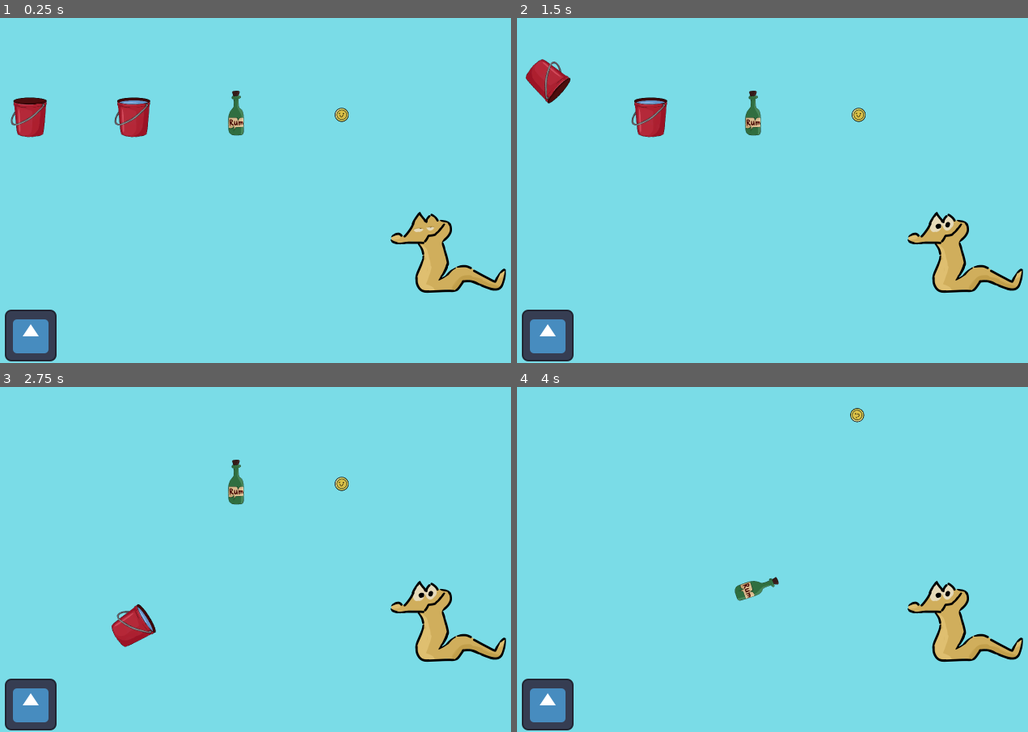
Above: before the commit, frames 1-4 (two rows, left to right).
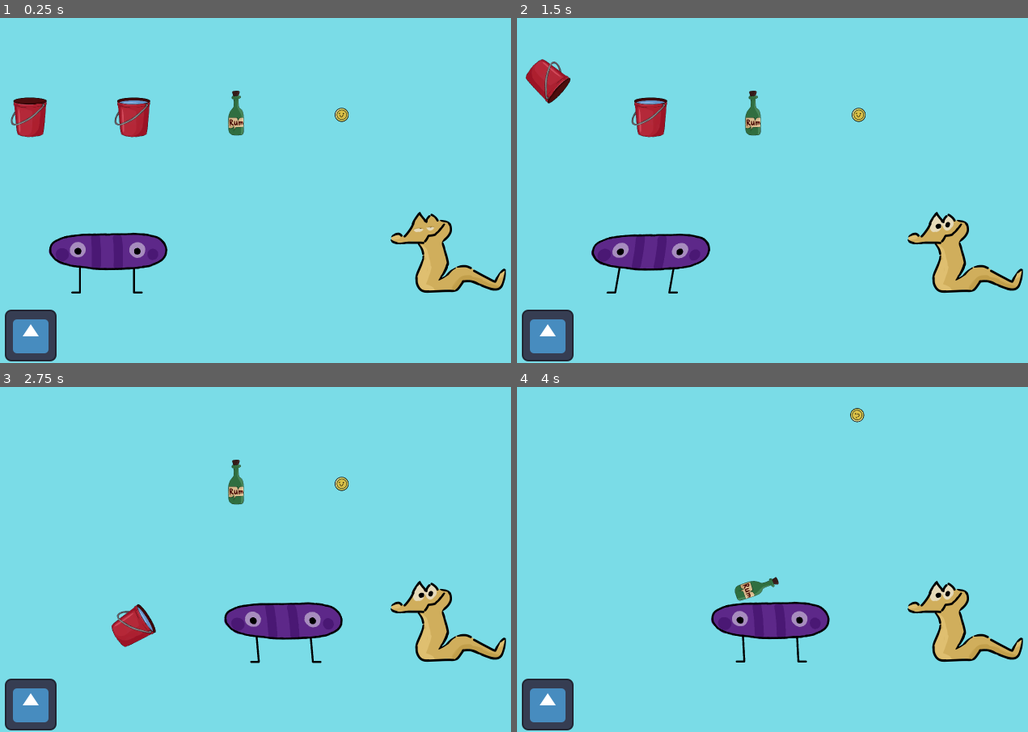
Above: after the commit, the same moments.

Repository: DiVaSkibo/Notebook-command
Game: Godot game, scene res://Scene/+.tscn
Two runs of this game, one before a commit and one after it. Both use one fixed random seed, a clock stepped at 60 frames per second and the inputs below. The engine's default icon, where the game draws it, is replaced by a stand-in: a white triangle on a blue panel in a dark square.
Inputs (mouse positions are in pixels of both pictures, inside the frame that each line leads up to):
- Up to frame 1 (0.25 s): no input
- Up to frame 2 (1.5 s): click (547, 335) at 0.5 s; tap Enter at 1.25 s; move the mouse to (547, 114) at 1.27 s; press the mouse at (547, 114) at 1.28 s; hold Right (moveRight) from 1.28 s (still down)
- Up to frame 3 (2.75 s): keep holding Right (moveRight); move the mouse to (132, 483) at 2.02 s; release the mouse at (132, 483) at 2.03 s; click (132, 483) at 2.1 s
- Up to frame 4 (4 s): move the mouse to (757, 483) at 2.77 s; release Right (moveRight) at 2.78 s; press the mouse at (757, 483) at 2.78 s; hold Left (moveLeft) 2.78-3.53 s; move the mouse to (859, 483) at 3.52 s; release the mouse at (859, 483) at 3.53 s; hold Right (moveRight) from 3.53 s (still down); click (859, 483) at 3.6 s

The runs differ from the first frame. In frame 1, 2.2% of the frame differs, in the area x 9-33%, y 62-80%; in frame 2, 2.2%; in frame 3, 2.3%, in the area x 43-68%, y 62-81%; in frame 4, 2.3%.

Commit message:
Creat exit area scene + Fix
+ exit area scene and script
* Fiuf and Navigator scripts
* + scene

Diff:
--- a/Scene/+.tscn
+++ b/Scene/+.tscn
@@ -1,17 +1,41 @@
-[gd_scene load_steps=7 format=3 uid="uid://sb1b2dsfmvyi"]
+[gd_scene load_steps=10 format=3 uid="uid://sb1b2dsfmvyi"]
 
 [ext_resource type="Script" uid="uid://dnehxnbbxfoxm" path="res://script/+.gd" id="1_a5tbx"]
 [ext_resource type="PackedScene" uid="uid://c28ajc76tvb0r" path="res://Scene/__Item.tscn" id="1_asc53"]
 [ext_resource type="PackedScene" uid="uid://dui626cl3n5lj" path="res://Scene/__Interactor.tscn" id="2_itlmv"]
+[ext_resource type="PackedScene" uid="uid://dro16dcd630iy" path="res://Scene/___exit_area.tscn" id="2_je1xi"]
 [ext_resource type="Resource" uid="uid://dqmyocw3qmakb" path="res://Resource/itemBucket.tres" id="3_b0uks"]
 [ext_resource type="Resource" uid="uid://ccqbqvdoyja6j" path="res://Resource/itemRum.tres" id="4_itlmv"]
 [ext_resource type="Resource" uid="uid://d3d426if74gdh" path="res://Resource/itemCoin.tres" id="5_f37ww"]
+[ext_resource type="PackedScene" uid="uid://bxp8xggfdkxe8" path="res://Scene/__Fiuf.tscn" id="7_f37ww"]
+
+[sub_resource type="WorldBoundaryShape2D" id="WorldBoundaryShape2D_je1xi"]
 
 [node name="+" type="Node"]
 script = ExtResource("1_a5tbx")
 
+[node name="floor" type="StaticBody2D" parent="."]
+position = Vector2(780, 704)
+collision_layer = 2
+collision_mask = 2
+
+[node name="CollisionShape2D" type="CollisionShape2D" parent="floor"]
+shape = SubResource("WorldBoundaryShape2D_je1xi")
+debug_color = Color(0, 0, 0, 1)
+
+[node name="exitArea" parent="." instance=ExtResource("2_je1xi")]
+position = Vector2(-128, 0)
+rotation = 1.57079
+
+[node name="exitArea2" parent="." instance=ExtResource("2_je1xi")]
+position = Vector2(1728, 0)
+rotation = 4.71238
+
 [node name="Interactor" parent="." instance=ExtResource("2_itlmv")]
 position = Vector2(1216, 640)
+
+[node name="Fiuf" parent="." instance=ExtResource("7_f37ww")]
+position = Vector2(384, 640)
 
 [node name="Item" parent="." instance=ExtResource("1_asc53")]
 position = Vector2(192, 288)
--- /dev/null
+++ b/Scene/___exit_area.tscn
@@ -0,0 +1,16 @@
+[gd_scene load_steps=3 format=3 uid="uid://dro16dcd630iy"]
+
+[ext_resource type="Script" uid="uid://c0cw8m8tfvcmy" path="res://script/___exit_area.gd" id="1_e25l5"]
+
+[sub_resource type="WorldBoundaryShape2D" id="WorldBoundaryShape2D_suhvx"]
+
+[node name="exitArea" type="Area2D"]
+collision_layer = 2
+collision_mask = 2
+script = ExtResource("1_e25l5")
+
+[node name="CollisionShape2D" type="CollisionShape2D" parent="."]
+shape = SubResource("WorldBoundaryShape2D_suhvx")
+debug_color = Color(1, 1, 1, 0.42)
+
+[connection signal="body_entered" from="." to="." method="_on_body_entered"]
--- a/script/__Fiuf.gd
+++ b/script/__Fiuf.gd
@@ -2,24 +2,27 @@
 
 	#region	Vars
 @export var speed :float = 300
+
+var gravity :float = ProjectSettings.get_setting("physics/2d/default_gravity")
 
 @onready var tween :Tween
 #endregion
 
 	#region	Funcs
 func _physics_process(_delta: float) -> void:
+	if not is_on_floor(): velocity.y += gravity
 	var direction = Input.get_axis('moveLeft', 'moveRight')
 	if direction:
-		velocity = Vector2(speed * direction, 0)
+		velocity.x = speed * direction
 		if not tween.is_running():
 			tween = create_tween().set_loops()
-			tween.chain().tween_property(self, 'skew', deg_to_rad(11), .1)
-			tween.chain().tween_property(self, 'skew', deg_to_rad(-11), .1)
+			tween.chain().tween_property(self, 'skew', deg_to_rad(11), .11)
+			tween.chain().tween_property(self, 'skew', deg_to_rad(-11), .11)
 	else:
-		velocity = Vector2(move_toward(velocity.x, 0, speed), move_toward(velocity.y, 0, speed))
+		velocity.x = move_toward(velocity.x, 0, speed)
 		if tween: tween.kill()
 		tween = create_tween()
-		tween.tween_property(self, 'skew', 0, .1)
+		tween.tween_property(self, 'skew', 0, .11)
 		tween.tween_callback(tween.kill)
 	move_and_slide()
 #endregion
--- a/script/__Navigator.gd
+++ b/script/__Navigator.gd
@@ -9,12 +9,22 @@
 		navagent.target_position = target.coordinates
 
 @onready var navagent := $NavigationAgent2D as NavigationAgent2D
+@onready var tween :Tween
 #endregion
 
 	#region	Funcs
 func _physics_process(_delta: float) -> void:
-	if navagent.is_navigation_finished(): return
+	if navagent.is_navigation_finished():
+		if tween: tween.kill()
+		tween = create_tween()
+		tween.tween_property(self, 'skew', 0, .1)
+		tween.tween_callback(tween.kill)
+		return
 	velocity = speed * global_position.direction_to(navagent.get_next_path_position())
+	if not tween.is_running():
+		tween = create_tween().set_loops()
+		tween.chain().tween_property(self, 'skew', deg_to_rad(22), .07)
+		tween.chain().tween_property(self, 'skew', deg_to_rad(-22), .07)
 	move_and_slide()
 
 func is_on_target(of :Location = target) -> bool:
--- a/script/____InteractorResource.gd
+++ b/script/____InteractorResource.gd
@@ -5,6 +5,7 @@
 @export var key :ItemResource
 @export var result :Result
 @export var sprite_frames :SpriteFrames
+
 
 func lead(to :Result) -> void:
 	match to:
--- /dev/null
+++ b/script/___exit_area.gd
@@ -0,0 +1,11 @@
+class_name ExitArea extends Area2D
+
+@export var scene :StringName = '_Map'
+
+
+func _on_body_entered(body: Node2D) -> void:
+	if body is Fiuf:
+		get_tree().call_deferred('change_scene_to_file', 'Scene/' + scene + '.tscn')
+		print()
+		print('\t\t' + '_'.repeat(scene.length() + 4))
+		print('\t\t| ', scene, ' |')
Not shown, added: script/___exit_area.gd.uid
